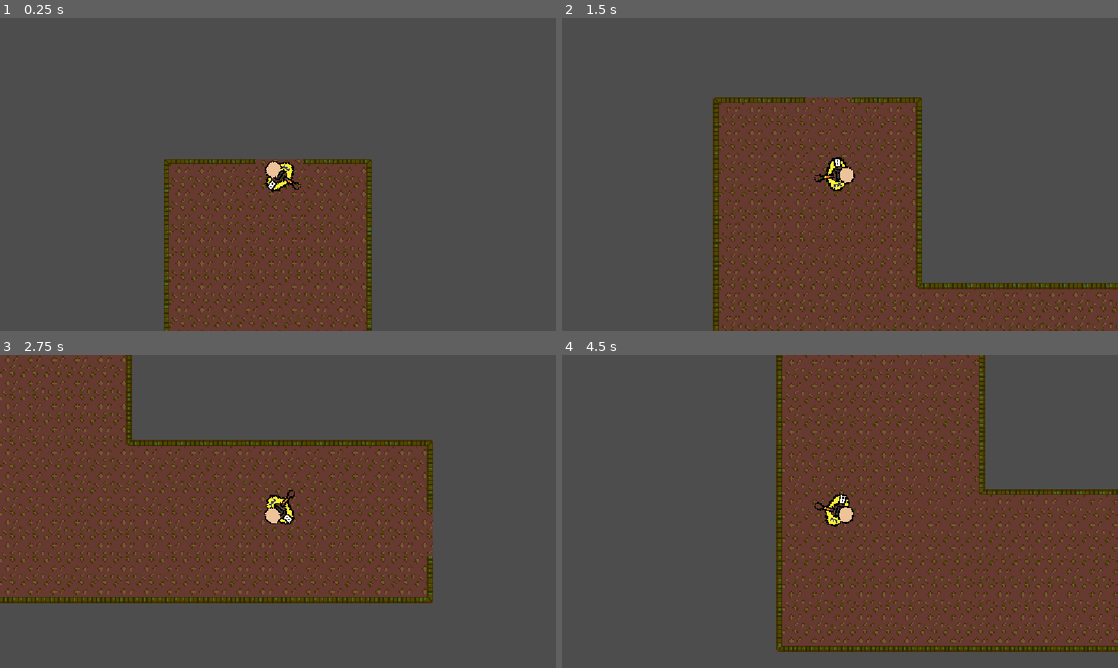
Above: before the commit, frames 1-4 (two rows, left to right).
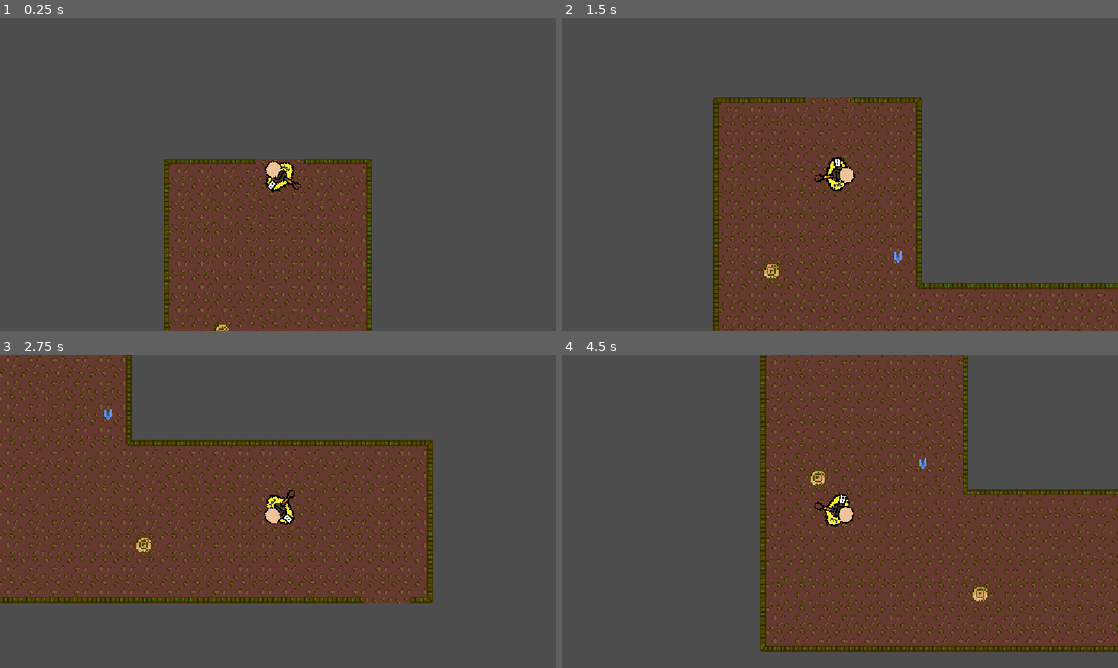
Above: after the commit, the same moments.

Repository: C6-H/BouncyBulletBounce
Game: Godot game, scene res://Scenes/Rooms/l_shaped_room_1.tscn
Two runs of this game, one before a commit and one after it. Both use one fixed random seed, a clock stepped at 60 frames per second and the inputs below. This scene is started directly instead of the project's main scene.
Inputs (mouse positions are in pixels of both pictures, inside the frame that each line leads up to):
- Up to frame 1 (0.25 s): no input
- Up to frame 2 (1.5 s): tap Enter at 0.5 s; move the mouse to (962, 158) at 0.52 s; press the mouse at (962, 158) at 0.53 s; hold D (Right) 0.53-1.28 s; tap Space at 1.25 s; move the mouse to (728, 190) at 1.27 s; release the mouse at (728, 190) at 1.28 s; hold S (Down) from 1.28 s (still down); click (728, 190) at 1.35 s
- Up to frame 3 (2.75 s): move the mouse to (333, 442) at 2.02 s; release S (Down) at 2.03 s; press the mouse at (333, 442) at 2.03 s; hold D (Right) from 2.03 s (still down)
- Up to frame 4 (4.5 s): move the mouse to (812, 574) at 2.77 s; release D (Right) at 2.78 s; release the mouse at (812, 574) at 2.78 s; hold W (Up) 2.78-3.53 s; click (812, 574) at 2.85 s; move the mouse to (1006, 558) at 3.52 s; press the mouse at (1006, 558) at 3.53 s; hold A (Left) from 3.53 s (still down); move the mouse to (673, 464) at 4.27 s; release the mouse at (673, 464) at 4.28 s; click (673, 464) at 4.35 s

The runs differ from the first frame. In frame 1, less than 0.1% of the frame differs, in the area x 38-42%, y 97-100%; in frame 2, 0.2%; in frame 3, 0.5%; in frame 4, 21%, in the area x 35-100%, y 0-95%.
Error after the commit: Invalid access to property or key 'global_transform' on a base object of type 'Marker2D'. (res://Scripts/player.gd:52)

Commit message:
bullet

Diff:
--- a/Scenes/Bullet.tscn
+++ b/Scenes/Bullet.tscn
@@ -1,16 +1,17 @@
-[gd_scene format=3 uid="uid://bfptyeur76tdj"]
+[gd_scene format=3 uid="uid://dod2721qc8uf1"]
 
-[ext_resource type="Texture2D" uid="uid://b7r3q5np3ye2d" path="res://Assets/Bullet.png" id="1_gf172"]
+[ext_resource type="Script" uid="uid://cf1r0bseeym8c" path="res://Scenes/bullet.gd" id="1_oduel"]
+[ext_resource type="Texture2D" uid="uid://b7r3q5np3ye2d" path="res://Assets/Bullet.png" id="1_xjght"]
 
-[sub_resource type="CircleShape2D" id="CircleShape2D_22vlk"]
-radius = 2.0
+[sub_resource type="RectangleShape2D" id="RectangleShape2D_v7ihv"]
+size = Vector2(5, 6)
 
-[node name="bullet" type="Area2D" unique_id=1175889443]
+[node name="Bullet" type="CharacterBody2D" unique_id=1850328363]
+script = ExtResource("1_oduel")
 
-[node name="Sprite2D" type="Sprite2D" parent="." unique_id=1143548166]
-texture_filter = 1
-texture = ExtResource("1_gf172")
+[node name="CollisionShape2D" type="CollisionShape2D" parent="." unique_id=1930637080]
+position = Vector2(-0.5, -1)
+shape = SubResource("RectangleShape2D_v7ihv")
 
-[node name="CollisionShape2D" type="CollisionShape2D" parent="." unique_id=1863115670]
-position = Vector2(0, -2)
-shape = SubResource("CircleShape2D_22vlk")
+[node name="Sprite2D" type="Sprite2D" parent="." unique_id=1747350223]
+texture = ExtResource("1_xjght")
--- a/Scenes/Rooms/l_shaped_room_1.tscn
+++ b/Scenes/Rooms/l_shaped_room_1.tscn
@@ -12,7 +12,7 @@
 layer_0/name = "Ground"
 layer_0/tile_data = PackedInt32Array(-393224, 0, 0, -327688, 0, 0, -262152, 0, 0, -196616, 0, 0, -131080, 0, 0, -65544, …(3068 unchanged characters)…
 layer_1/name = "Walls"
-layer_1/tile_data = PackedInt32Array(-393224, 65536, 0, -458 …(1112 unchanged characters)… , 458761, 131072, 2, 458762, 131072, 2, 458763, 131072, 2, 458764, 131072, 2, 65536, 131072, 4)
+layer_1/tile_data = PackedInt32Array(-393224, 65536, 0, -458 …(1112 unchanged characters)… , 458761, 131072, 2, 458762, 131072, 2, 65536, 131072, 4, 327693, 196608, 1, 262157, 196608, 1, 65530, 327680, 0, 327681, 327680, 0)
 
 [node name="Player" parent="." unique_id=84064236 instance=ExtResource("2_si4lm")]
 position = Vector2(-49, -101)
--- /dev/null
+++ b/Scenes/bullet.gd
@@ -0,0 +1,7 @@
+extends CharacterBody2D
+
+func _physics_process(delta: float) -> void:
+	var collision = move_and_collide(velocity * delta)
+
+	if collision:
+		velocity = velocity.bounce(collision.get_normal())
--- /dev/null
+++ b/Scenes/gate.gd
@@ -0,0 +1,14 @@
+extends Area2D
+
+@onready var animated_sprite_2d: AnimatedSprite2D = $AnimatedSprite2D
+@onready var collision_shape_2d: CollisionShape2D = $CollisionShape2D
+
+# Called when the node enters the scene tree for the first time.
+func _ready() -> void:
+	pass # Replace with function body.
+
+
+# Called every frame. 'delta' is the elapsed time since the previous frame.
+func _process(delta: float) -> void:
+	if animated_sprite_2d.frame == 2:
+		collision_shape_2d.disabled = true
--- /dev/null
+++ b/Scenes/gate.tscn
@@ -0,0 +1,75 @@
+[gd_scene format=3 uid="uid://vor3wx5ra4un"]
+
+[ext_resource type="Texture2D" uid="uid://qtacqv65jtlj" path="res://Assets/ExitDoor.png" id="1_1lkl7"]
+[ext_resource type="Script" uid="uid://8dak5x8eoook" path="res://Scenes/gate.gd" id="1_hn85u"]
+
+[sub_resource type="RectangleShape2D" id="RectangleShape2D_v7ihv"]
+size = Vector2(32, 4)
+
+[sub_resource type="AtlasTexture" id="AtlasTexture_hn85u"]
+atlas = ExtResource("1_1lkl7")
+region = Rect2(64, 0, 32, 16)
+
+[sub_resource type="AtlasTexture" id="AtlasTexture_kfxhe"]
+atlas = ExtResource("1_1lkl7")
+region = Rect2(32, 0, 32, 16)
+
+[sub_resource type="AtlasTexture" id="AtlasTexture_4dmbs"]
+atlas = ExtResource("1_1lkl7")
+region = Rect2(0, 0, 32, 16)
+
+[sub_resource type="AtlasTexture" id="AtlasTexture_dyksl"]
+atlas = ExtResource("1_1lkl7")
+region = Rect2(0, 0, 32, 16)
+
+[sub_resource type="AtlasTexture" id="AtlasTexture_03n5m"]
+atlas = ExtResource("1_1lkl7")
+region = Rect2(32, 0, 32, 16)
+
+[sub_resource type="AtlasTexture" id="AtlasTexture_atm3l"]
+atlas = ExtResource("1_1lkl7")
+region = Rect2(64, 0, 32, 16)
+
+[sub_resource type="SpriteFrames" id="SpriteFrames_22vlk"]
+animations = [{
+"frames": [{
+"duration": 1.0,
+"texture": SubResource("AtlasTexture_hn85u")
+}, {
+"duration": 1.0,
+"texture": SubResource("AtlasTexture_kfxhe")
+}, {
+"duration": 1.0,
+"texture": SubResource("AtlasTexture_4dmbs")
+}],
+"loop": 1,
+"name": &"Close",
+"speed": 5.0
+}, {
+"frames": [{
+"duration": 1.0,
+"texture": SubResource("AtlasTexture_dyksl")
+}, {
+"duration": 1.0,
+"texture": SubResource("AtlasTexture_03n5m")
+}, {
+"duration": 1.0,
+"texture": SubResource("AtlasTexture_atm3l")
+}],
+"loop": 1,
+"name": &"Open",
+"speed": 5.0
+}]
+
+[node name="Gate" type="Area2D" unique_id=225898723]
+script = ExtResource("1_hn85u")
+
+[node name="CollisionShape2D" type="CollisionShape2D" parent="." unique_id=984198760]
+position = Vector2(0, -6)
+shape = SubResource("RectangleShape2D_v7ihv")
+
+[node name="AnimatedSprite2D" type="AnimatedSprite2D" parent="." unique_id=486737523]
+sprite_frames = SubResource("SpriteFrames_22vlk")
+animation = &"Open"
+frame = 1
+frame_progress = 0.19788419
--- a/Scripts/game_manager.gd
+++ b/Scripts/game_manager.gd
@@ -1,6 +1,11 @@
 extends Node
 
+const ROOMS = ["res://Scenes/Rooms/l_shaped_room_1.tscn", "res://Scenes/Rooms/square_room_1.tscn"]
+const SPAWN = "res://Scenes/Rooms/spawn_room.tscn"
+
+
 var score = 0
+var played_rooms = []
 # Called when the node enters the scene tree for the first time.
 func _ready() -> void:
 	pass # Replace with function body.
@@ -9,3 +14,10 @@
 # Called every frame. 'delta' is the elapsed time since the previous frame.
 func _process(delta: float) -> void:
 	pass
+
+func next_room():#
+	var next_tag = -1
+	while next_tag in played_rooms or next_tag == -1:
+		next_tag = randi_range(0, len(ROOMS))
+
+	played_rooms.append(next_tag)
--- a/Scripts/player.gd
+++ b/Scripts/player.gd
@@ -1,4 +1,5 @@
 extends CharacterBody2D
+var bullet_scene = preload("res://Scenes/Bullet.tscn")
 
 
 const SPEED = 13500.0
@@ -10,9 +11,6 @@
 var elapsed_time = 0.0
 
 func _physics_process(delta: float) -> void:
-
-	# Get the input direction and handle the movement/deceleration.
-	# As good practice, you should replace UI actions with custom gameplay actions.
 	var direction = Vector2(Input.get_axis("Left", "Right"), Input.get_axis("Up", "Down")).normalized()
 	if direction:
 		velocity = direction * SPEED * delta
@@ -24,6 +22,7 @@
 
 
 func _process(delta: float) -> void:
+
 	if Input.is_action_pressed("Shoot") and reload_timer.is_stopped():
 		charging = true
 
@@ -31,8 +30,9 @@
 		elapsed_time += delta
 		Engine.time_scale = 0.5
 
-	if Input.is_action_just_released("Shoot"):
+	if Input.is_action_just_released("Shoot") and reload_timer.is_stopped():
 		print("shoot")
+		shoot()
 		charging = false
 		if elapsed_time <= 2.5:
 			bullet_speed = elapsed_time * 5000
@@ -45,3 +45,9 @@
 
 	look_at(get_global_mouse_position())
 	rotation_degrees -= 90
+
+func shoot():
+	var bullet = bullet_scene.instantiate()
+	add_sibling(bullet)
+	bullet.transform = Marker2D.global_transform
+	bullet.velocity = Marker2D.global_transform.x * bullet.speed
--- a/project.godot
+++ b/project.godot
@@ -14,6 +14,10 @@
 run/main_scene="uid://b63k4tluqr4mc"
 config/features=PackedStringArray("4.7", "Forward Plus")
 config/icon="res://icon.svg"
+
+[autoload]
+
+GameManager="*uid://bjh0rpg11tcxx"
 
 [display]
 
Not shown, added: Assets/ExitDoor.png.import
Not shown, added: Scenes/bullet.gd.uid
Not shown, added: Scenes/gate.gd.uid
